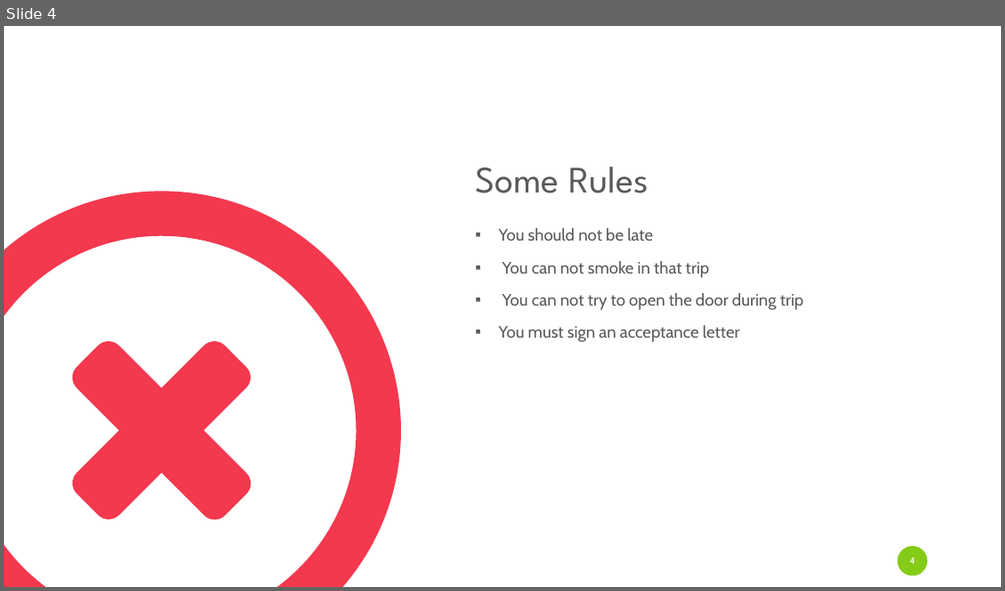
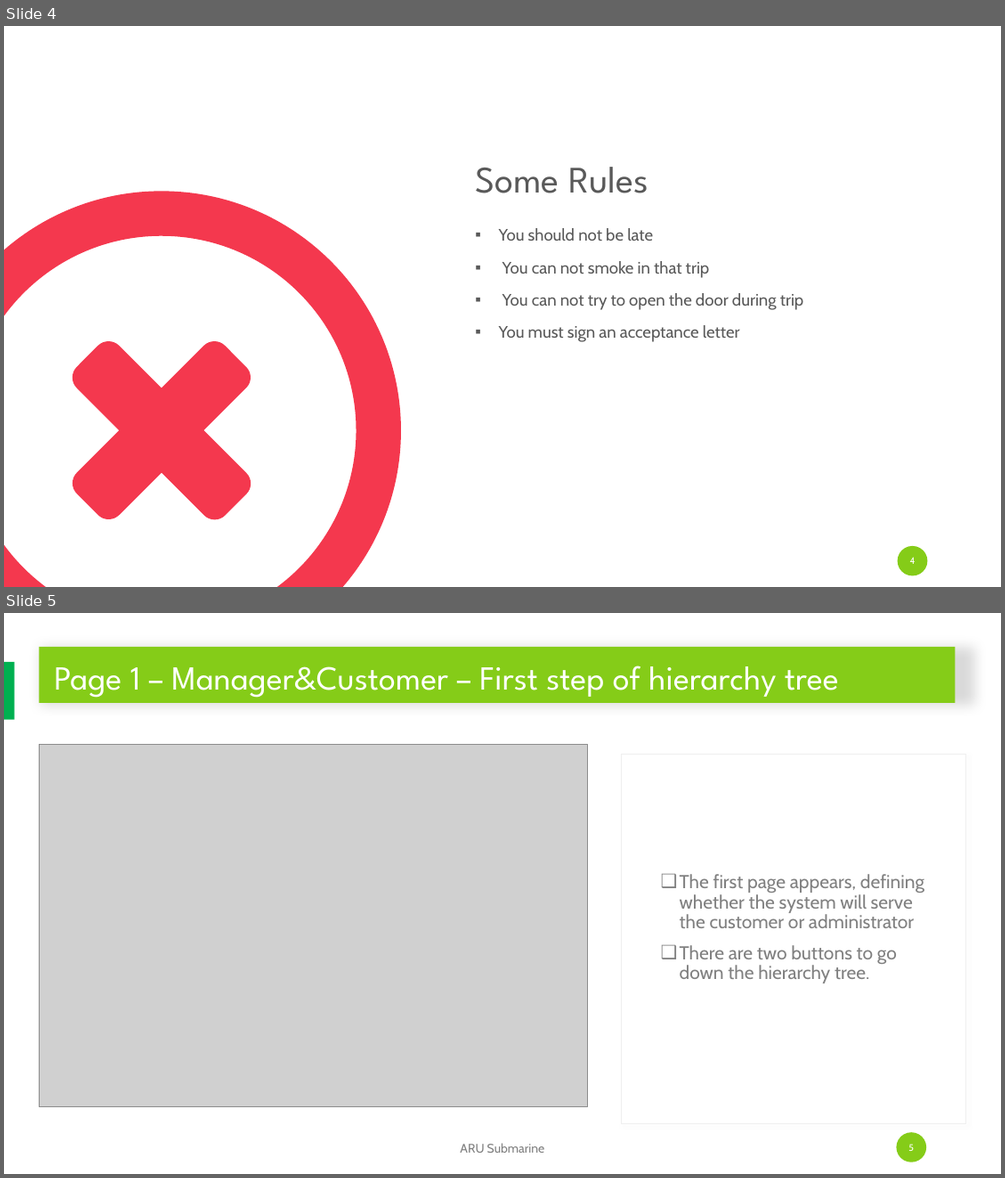
Before and after one commit to mustafaberat/ARU-Submarine, a slide deck: Presentation/ARUSubmarinePresentation.pptx. Shown one above the other, each under a label of ours: slide 4 before the commit, slides 4 and 5 after it. The pictures are 1005x591 and 1005x1178 pixels, drawn with LibreOffice and Linux fonts; fonts in the diff are those of the drawing; grey boxes stand for pictures. Boxes give left, top, right and bottom in pixels: in the first picture for what was removed or moved away, otherwise in the second. Text is boxed around its words. In the diff, an @@ line names an element or a change of style, - is before the commit and + after.

```diff
--- a/Presentation/ARUSubmarinePresentation.pptx
+++ b/Presentation/ARUSubmarinePresentation.pptx
@@ slide 5 added at [4,613,1001,1174], background #FFFFFF @@
@@ rectangle added at [4,662,15,719], fill #00B050 @@
@@ title added at [39,647,955,703], fill #85CC18, 32.4 pt, text #FFFFFF @@
+Page 1 – Manager&Customer – First step of hierarchy tree
@@ picture added at [39,745,587,1107] @@
@@ rectangle added at [621,754,966,1123], fill #FFFFFF, outline #EFEFEF 0.75 pt @@
@@ text added at [680,874,924,983], 18 pt, text #808080 @@
+❑ The first page appears, defining whether the system will serve the customer or administrator
+❑ There are two buttons to go down the hierarchy tree.
@@ text added at [460,1143,545,1152], 12 pt, text #808080 @@
+ARU Submarine
@@ page number added at [896,1132,926,1162], fill #85CC18, 9 pt, text #FFFFFF @@
+5
```
Also in this commit, not shown: 2 slides changed, 17 other slides added, 9 slides removed.
